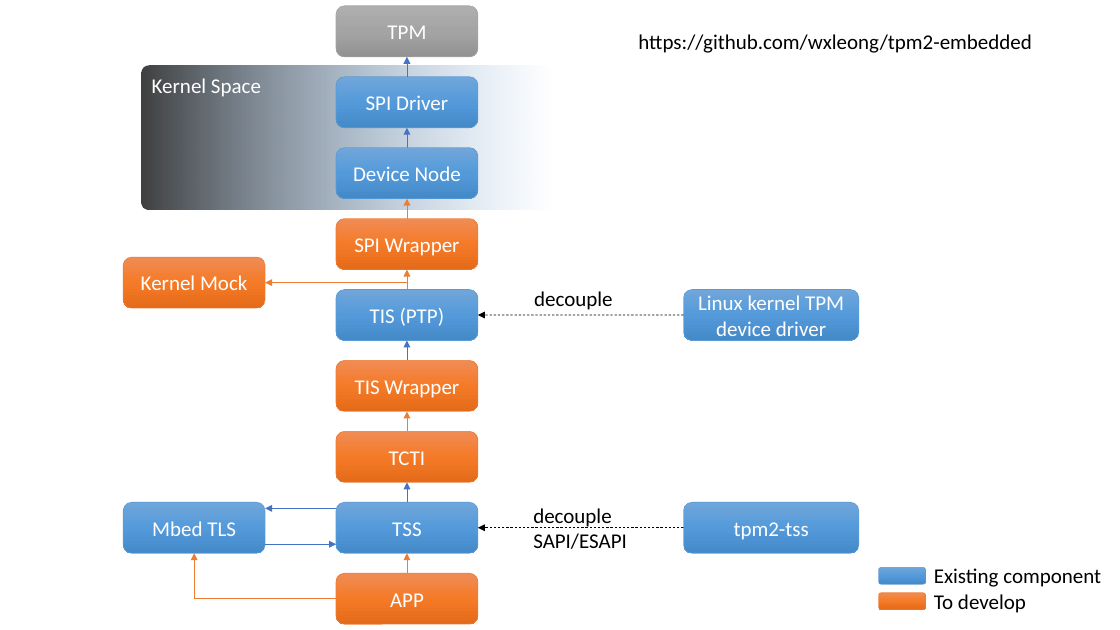
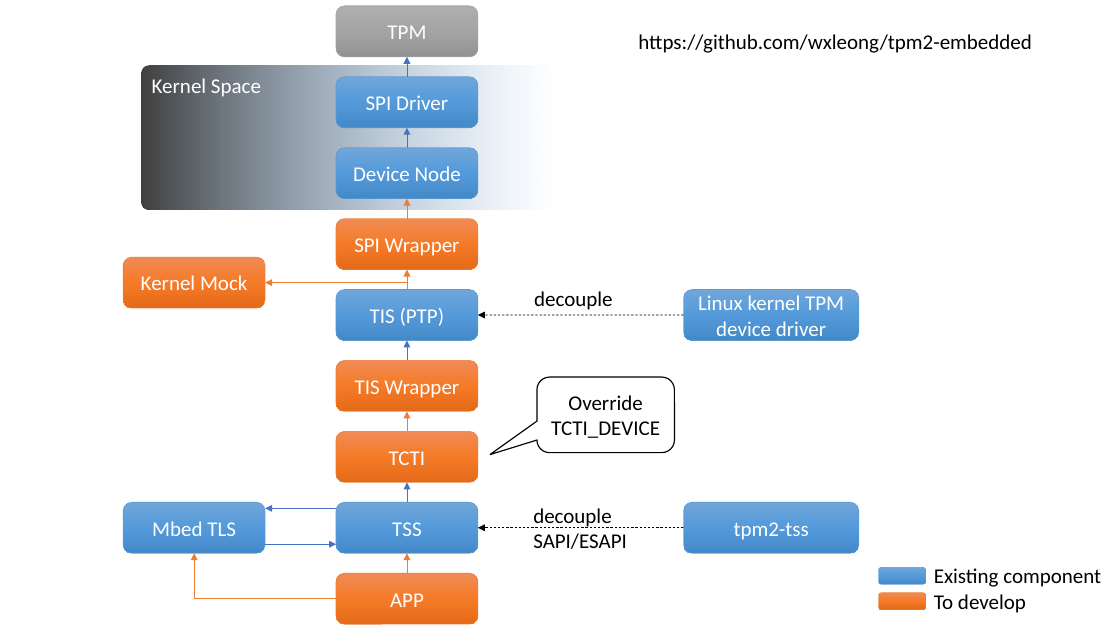
Before and after one commit to wxleong/tpm2-embedded, a slide deck: slide 3 of docs/architecture.pptx. Drawn at 1120x630 pixels with LibreOffice and Linux fonts; fonts in the diff are those of the drawing. Boxes give left, top, right and bottom in pixels: in the first picture for what was removed or moved away, otherwise in the second. Text is boxed around its words. In the diff, an @@ line names an element or a change of style, - is before the commit and + after.

```diff
--- a/docs/architecture.pptx
+++ b/docs/architecture.pptx
@@ rounded speech box added at (537,377,675,453), fill #FFFFFF, outline #000000 1 pt, 18 pt, text #000000 @@
+Override TCTI_DEVICE
```
Also in this commit, not shown: 1 other file.
